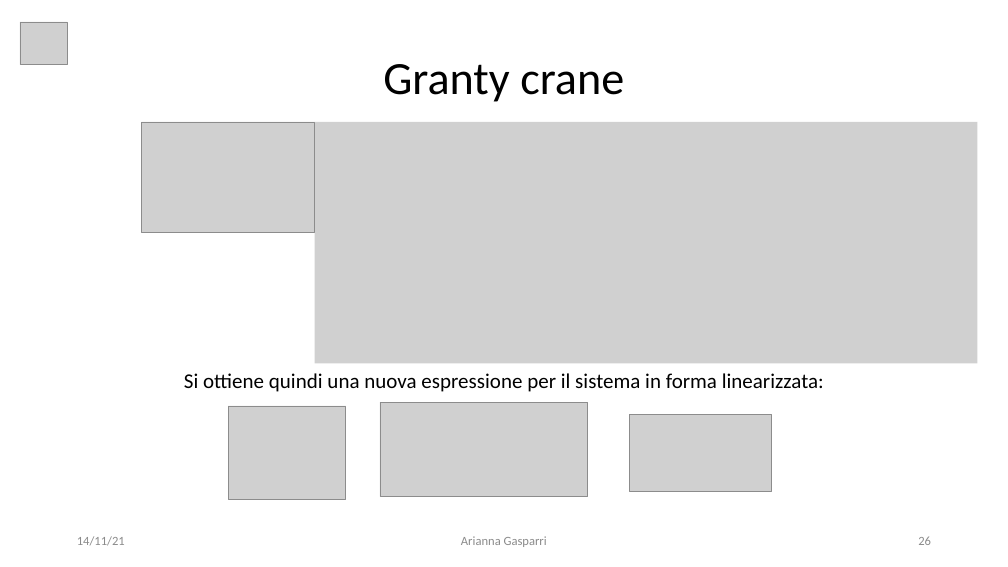
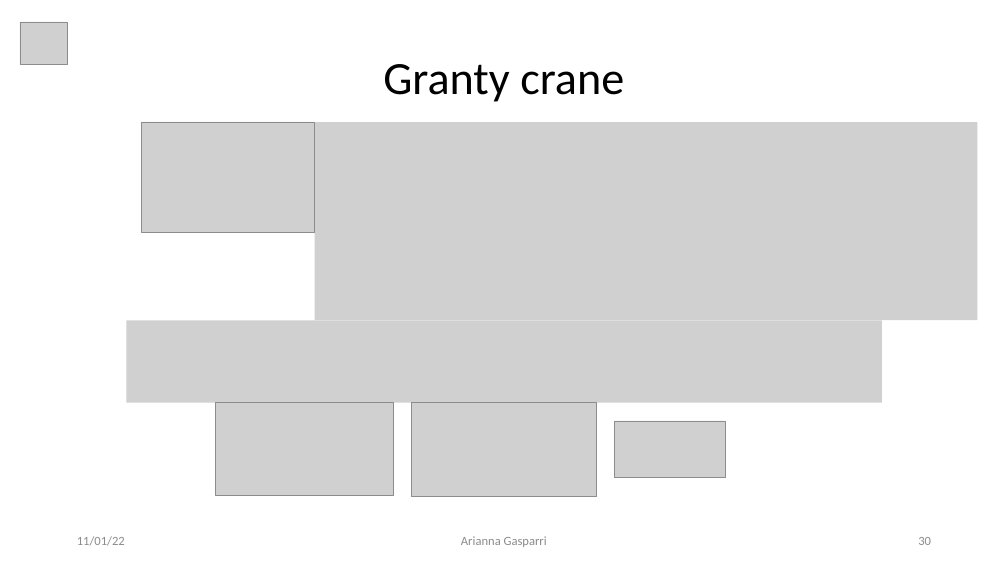
Before and after one commit to giga487/BicchiGas, a slide deck: slide 30 of Relazione/Presentazione.pptx (slide 26 before the commit). Drawn at 1008x567 pixels with LibreOffice and Linux fonts; fonts in the diff are those of the drawing; grey boxes stand for pictures. Boxes give left, top, right and bottom in pixels: in the first picture for what was removed or moved away, otherwise in the second. Text is boxed around its words. In the diff, an @@ line names an element or a change of style, - is before the commit and + after.

```diff
--- a/Relazione/Presentazione.pptx
+++ b/Relazione/Presentazione.pptx
@@ picture: place and size @@
-picture at (315,122,978,363)
+picture at (315,122,978,320)
@@ picture added at (126,321,882,403) @@
@@ text removed at (184,373,824,392) @@
-Si ottiene quindi una nuova espressione per il sistema in forma linearizzata:
@@ picture: place and size @@
-picture at (228,406,346,500)
+picture at (216,403,394,495)
@@ picture: place and size @@
-picture at (380,402,588,497)
+picture at (411,403,596,497)
@@ picture removed at (630,414,772,491) @@
@@ picture added at (615,421,726,478) @@
@@ text at (77,536,125,546): text changed @@
-14/11/21
+11/01/22
@@ page number at (918,537,931,545): text changed @@
-26
+30
```
Also in this commit, not shown: 23 other slides changed, 14 slides added, 3 slides removed, 44 other files.
